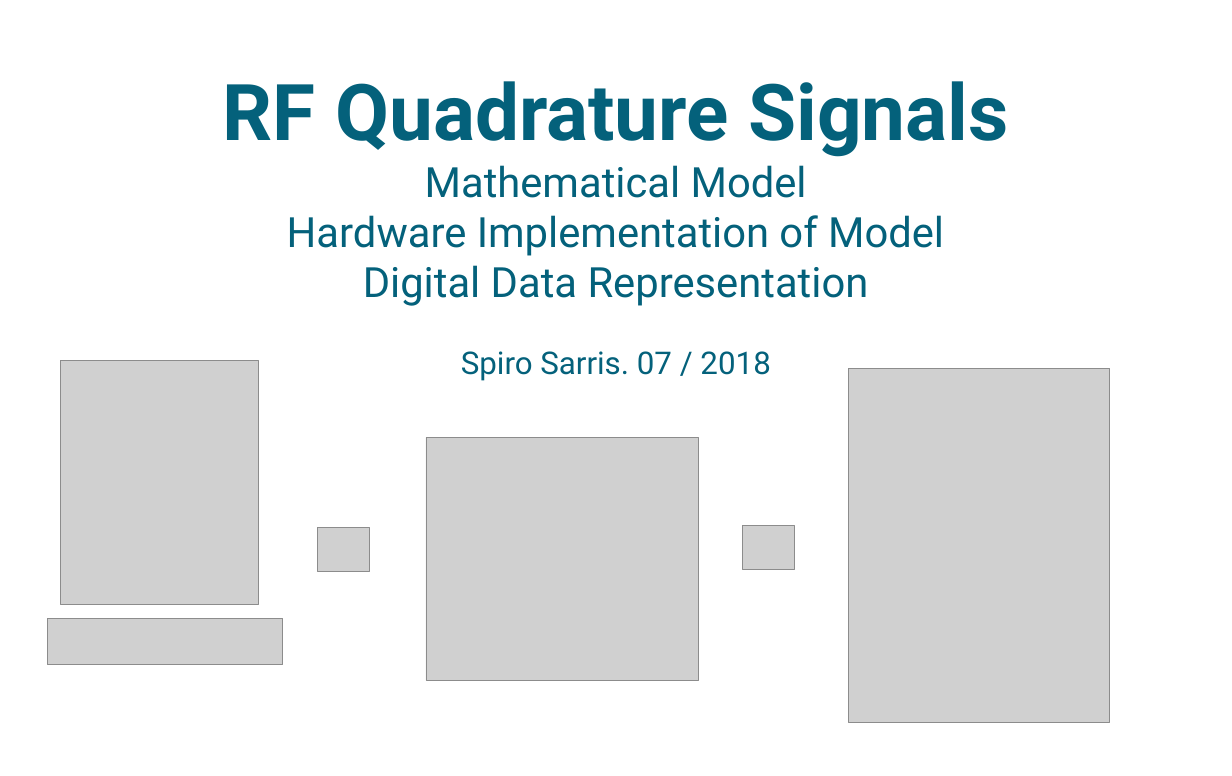
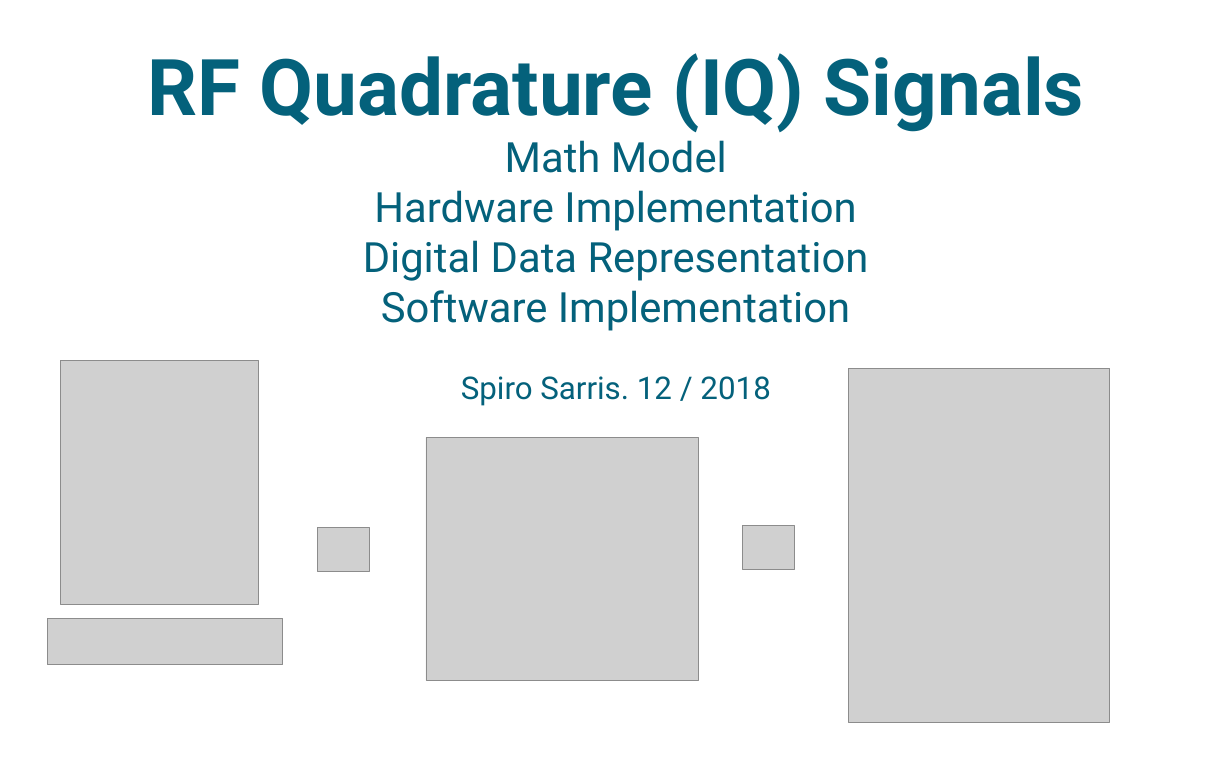
Before and after one commit to spiro-sarris/pres, a slide deck: slide 1 of rf_iq.odp. Drawn at 1232x776 pixels with LibreOffice and Linux fonts; fonts in the diff are those of the drawing; grey boxes stand for pictures; background and template pictures are left out. Boxes give left, top, right and bottom in pixels: in the first picture for what was removed or moved away, otherwise in the second. Text is boxed around its words. In the diff, an @@ line names an element or a change of style, - is before the commit and + after.

```diff
--- a/rf_iq.odp
+++ b/rf_iq.odp
@@ subtitle "RF Quadrature (IQ) Signals": place and size @@
-subtitle "RF Quadrature (IQ) Signals" at [223, 81, 1008, 381]
+subtitle "RF Quadrature (IQ) Signals" at [147, 53, 1084, 406]
@@ subtitle at [147, 53, 1084, 231]: text changed @@
-RF Quadrature Signals
-Mathematical Model
-Hardware Implementation of Model
+RF Quadrature (IQ) Signals
+Math Model
+Hardware Implementation
@@ subtitle at [381, 290, 850, 406]: text changed; size 24 to 32 pt @@
-Spiro Sarris. 07 / 2018
+Software Implementation
+Spiro Sarris. 12 / 2018
```
Also in this commit, not shown: 12 other slides changed, 4 slides added, 1 slide removed.
